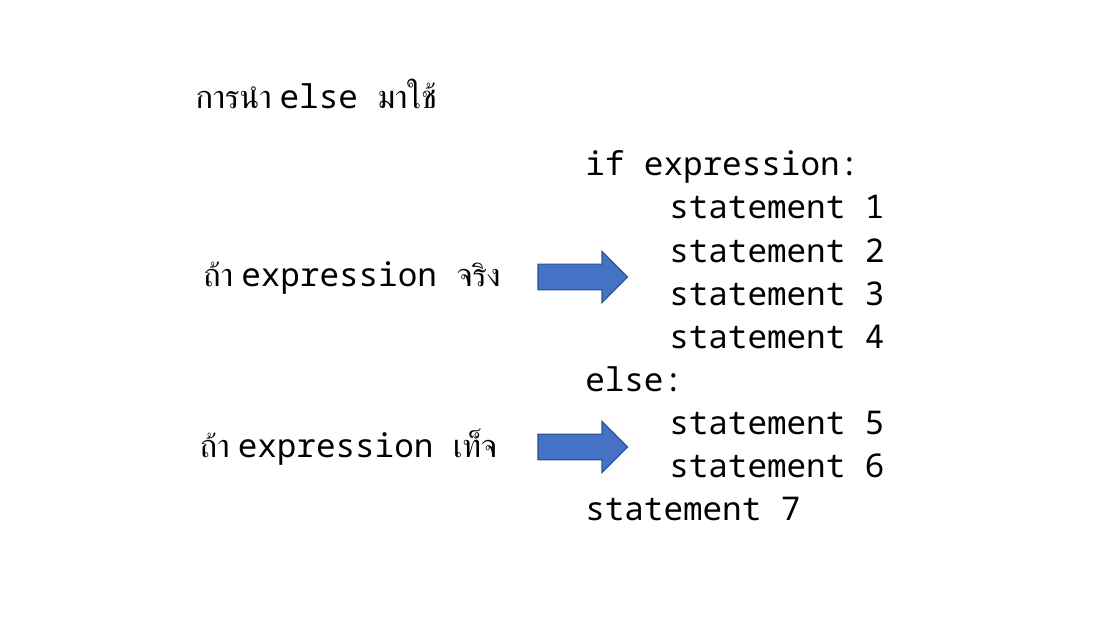
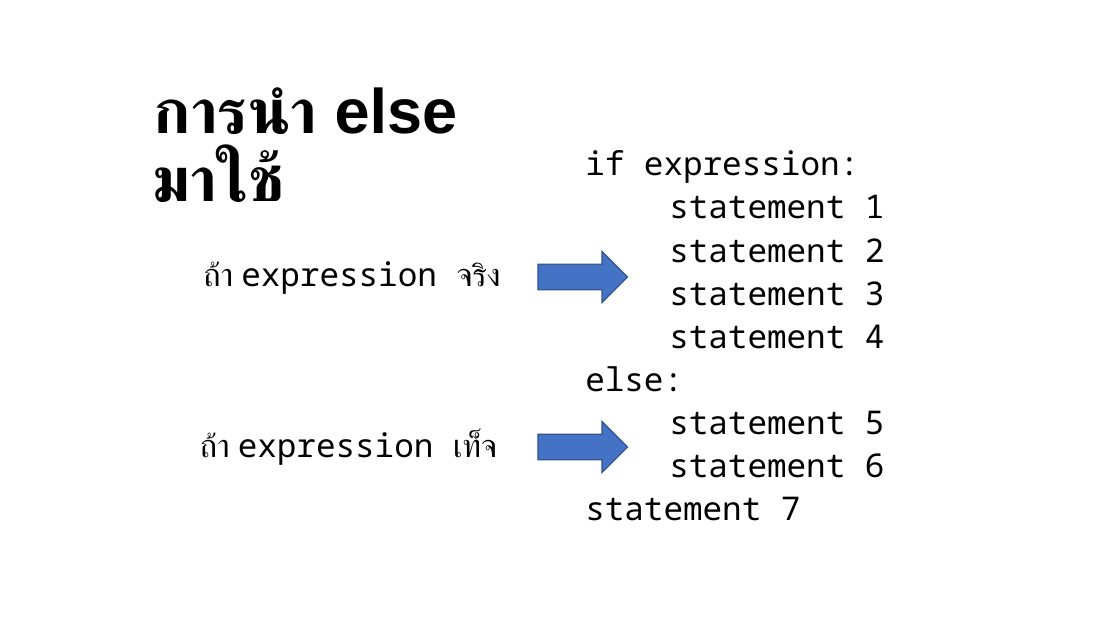
Before and after one commit to Vjumpkung/LetMeTiredPython, a slide deck: slide 8 of slide.pptx (slide 6 before the commit). Drawn at 1120x630 pixels with LibreOffice and Linux fonts; fonts in the diff are those of the drawing; background and template pictures are left out. Boxes give left, top, right and bottom in pixels: in the first picture for what was removed or moved away, otherwise in the second. Text is boxed around its words. In the diff, an @@ line names an element or a change of style, - is before the commit and + after.

```diff
--- a/slide.pptx
+++ b/slide.pptx
@@ title "การนำ else มาใช้": place and size @@
-title "การนำ else มาใช้" at box(196, 83, 437, 109)
+title "การนำ else มาใช้" at box(154, 87, 458, 202)
@@ title "การนำ else มาใช้" at box(154, 87, 458, 202): size 28 to 54 pt, font Noto Sans Mono to Arial, bold on @@
```
Also in this commit, not shown: 16 other slides changed, 5 slides added.
